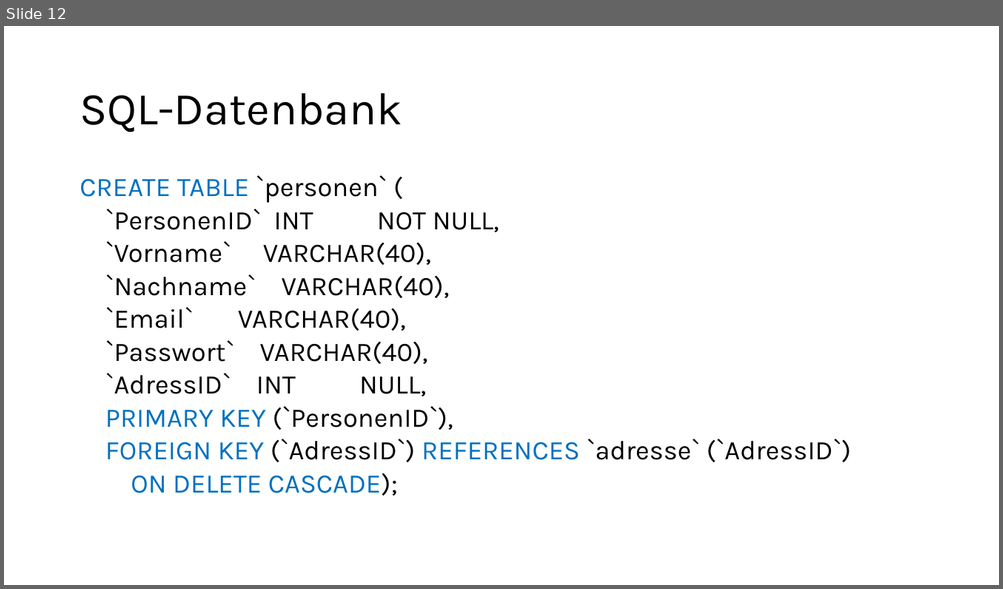
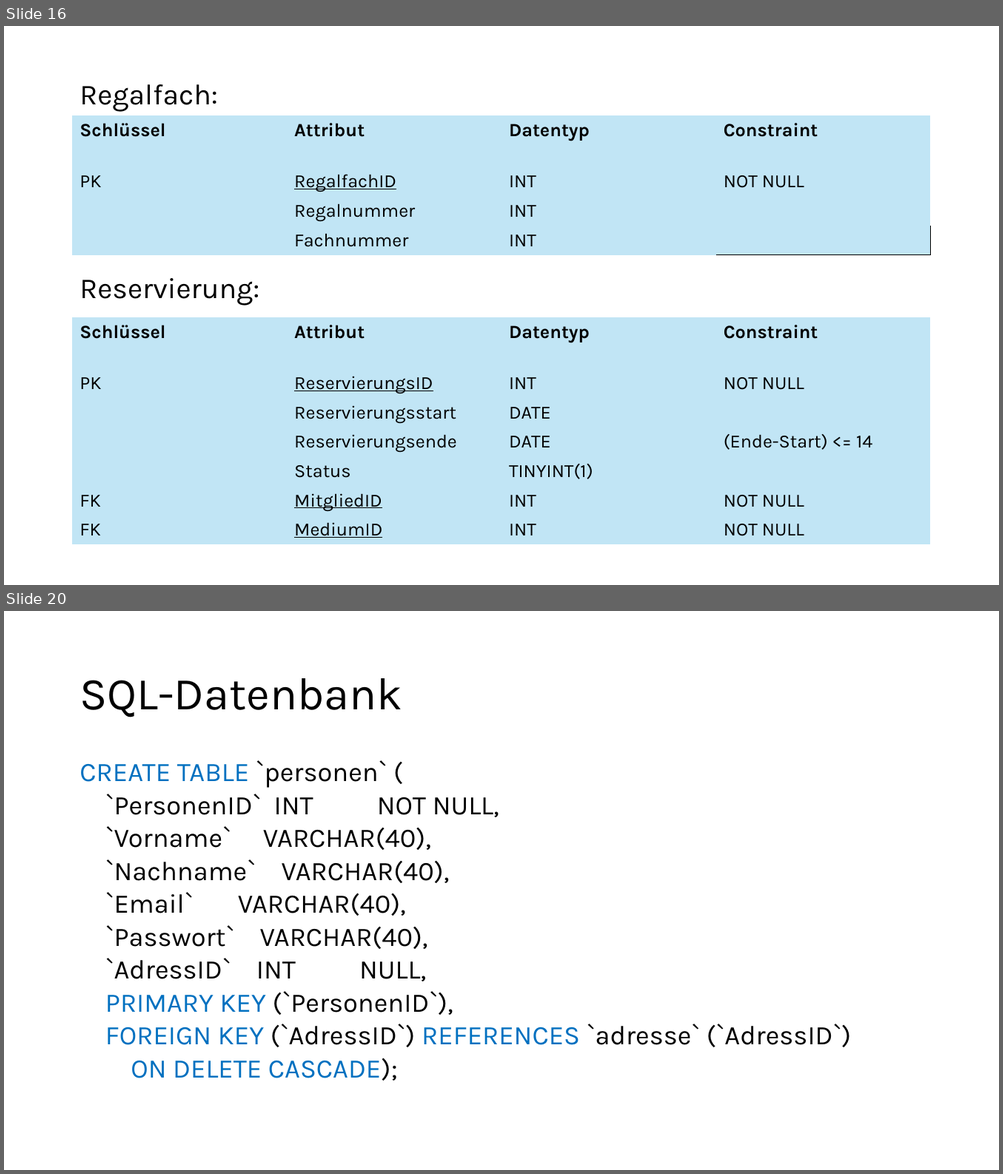
Before and after one commit to mi-0110/datenbanken-bib, a slide deck: BibPräsi.pptx. Shown one above the other, each under a label of ours: slide 12 before the commit, slides 16 and 20 after it; the slides between them are not shown. The pictures are 1003x589 and 1003x1174 pixels, drawn with LibreOffice and Linux fonts; fonts in the diff are those of the drawing. Boxes give left, top, right and bottom in pixels: in the first picture for what was removed or moved away, otherwise in the second. Text is boxed around its words. In the diff, an @@ line names an element or a change of style, - is before the commit and + after.

```diff
--- a/BibPräsi.pptx
+++ b/BibPräsi.pptx
@@ slide 16 added at (x1=4, y1=26, x2=999, y2=585), background #FFFFFF @@
@@ title added at (x1=79, y1=84, x2=217, y2=112), 28 pt, text #000000 @@
+Regalfach:
@@ table added at (x1=73, y1=116, x2=932, y2=258), 4 rows, 4 columns @@
+Schlüssel | Attribut | Datentyp | Constraint
+PK | RegalfachID | INT | NOT NULL
+ | Regalnummer | INT | 
+ | Fachnummer | INT | 
@@ text added at (x1=79, y1=278, x2=259, y2=306), 28 pt, text #000000 @@
+Reservierung:
@@ table added at (x1=73, y1=318, x2=932, y2=549), 7 rows, 4 columns @@
+Schlüssel | Attribut | Datentyp | Constraint
+PK | ReservierungsID | INT | NOT NULL
+ | Reservierungsstart | DATE | 
+ | Reservierungsende | DATE | (Ende-Start) <= 14
+ | Status | TINYINT(1) | 
+FK | MitgliedID | INT | NOT NULL
+FK | MediumID | INT | NOT NULL
@@ what was slide 12 is now slide 20 @@
```
Also in this commit, not shown: 10 other slides added, 1 slide removed, 2 other files.
